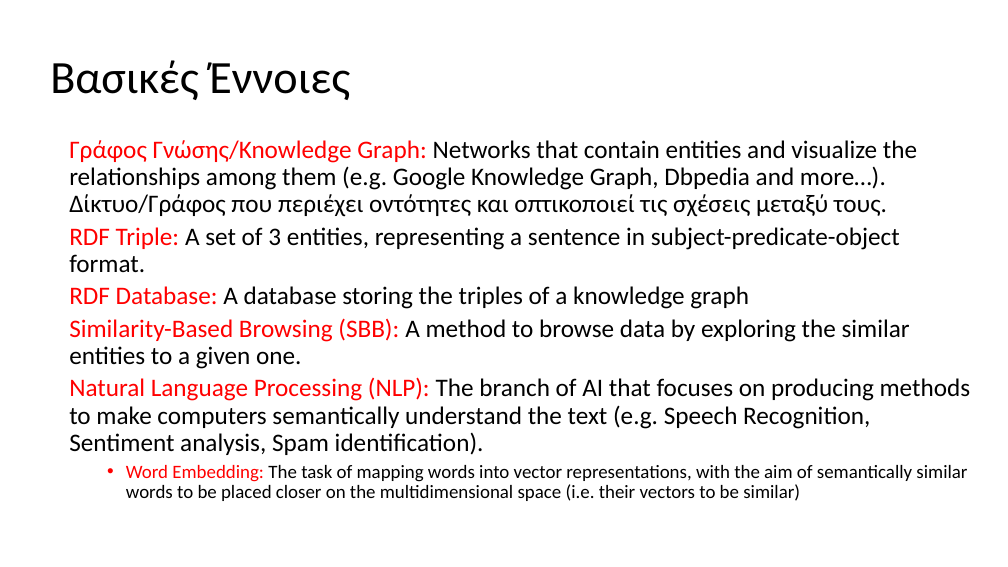
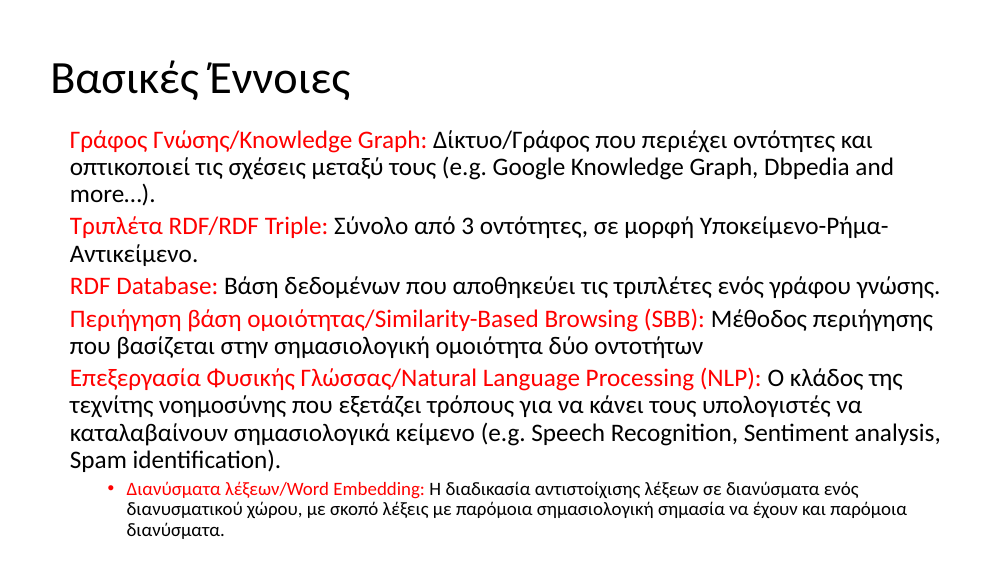
Before and after one commit to MChatzakis/RDFsim, a slide deck: slide 3 of RDFsim/presentation/RDFsim-gr.pptx. Drawn at 1008x567 pixels with LibreOffice and Linux fonts; fonts in the diff are those of the drawing. Boxes give left, top, right and bottom in pixels: in the first picture for what was removed or moved away, otherwise in the second. Text is boxed around its words. In the diff, an @@ line names an element or a change of style, - is before the commit and + after.

```diff
--- a/RDFsim/presentation/RDFsim-gr.pptx
+++ b/RDFsim/presentation/RDFsim-gr.pptx
@@ text at [70, 130, 941, 539]: text changed @@
-  Γράφος Γνώσης/Knowledge Graph: Networks that contain entities and visualize the relationships among them (e.g. Google Knowledge Graph, Dbpedia and more…). Δίκτυο/Γράφος που περιέχει οντότητες και οπτικοποιεί τις σχέσεις μεταξύ τους.
-  RDF Triple: A set of 3 entities, representing a sentence in subject-predicate-object format.
-  RDF Database: A database storing the triples of a knowledge graph
-  Similarity-Based Browsing (SBB): A method to browse data by exploring the similar entities to a given one.
-  Natural Language Processing (NLP): The branch of AI that focuses on producing methods to make computers semantically understand the text (e.g. Speech Recognition, Sentiment analysis, Spam identification).
-    • Word Embedding: The task of mapping words into vector representations, with the aim of semantically similar words to be placed closer on the multidimensional space (i.e. their vectors to be similar)
+  Γράφος Γνώσης/Knowledge Graph: Δίκτυο/Γράφος που περιέχει οντότητες και οπτικοποιεί τις σχέσεις μεταξύ τους (e.g. Google Knowledge Graph, Dbpedia and more…).
+  Τριπλέτα RDF/RDF Triple: Σύνολο από 3 οντότητες, σε μορφή Υποκείμενο-Ρήμα-Αντικείμενο.
+  RDF Database: Βάση δεδομένων που αποθηκεύει τις τριπλέτες ενός γράφου γνώσης.
+  Περιήγηση βάση ομοιότητας/Similarity-Based Browsing (SBB): Μέθοδος περιήγησης που βασίζεται στην σημασιολογική ομοιότητα δύο οντοτήτων
+  Επεξεργασία Φυσικής Γλώσσας/Natural Language Processing (NLP): Ο κλάδος της τεχνίτης νοημοσύνης που εξετάζει τρόπους για να κάνει τους υπολογιστές να καταλαβαίνουν σημασιολογικά κείμενο (e.g. Speech Recognition, Sentiment analysis, Spam identification).
+    • Διανύσματα λέξεων/Word Embedding: Η διαδικασία αντιστοίχισης λέξεων σε διανύσματα ενός διανυσματικού χώρου, με σκοπό λέξεις με παρόμοια σημασιολογική σημασία να έχουν και παρόμοια διανύσματα.
```
Also in this commit, not shown: 5 other slides changed, 5 other files.
